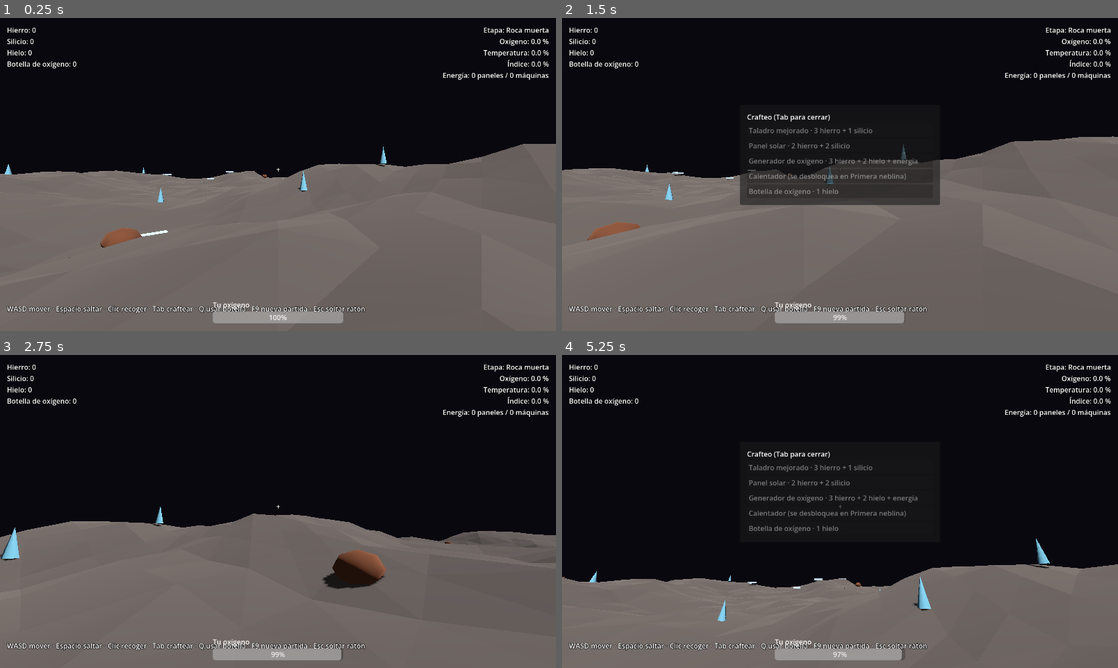
Above: before the commit, frames 1-4 (two rows, left to right).
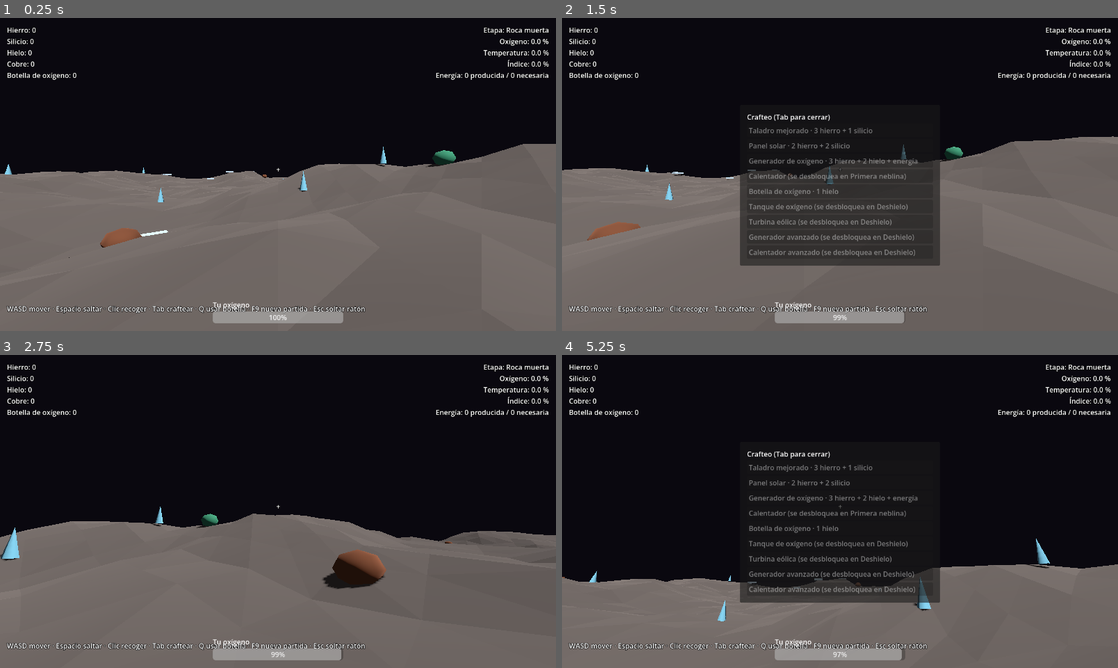
Above: after the commit, the same moments.

Repository: johnlobo/planetform
Game: Godot game, scene res://scenes/main.tscn
Two runs of this game, one before a commit and one after it. Both use one fixed random seed, a clock stepped at 60 frames per second and the inputs below.
Inputs (mouse positions are in pixels of both pictures, inside the frame that each line leads up to):
- Up to frame 1 (0.25 s): no input
- Up to frame 2 (1.5 s): move the mouse to (867, 174) at 0.52 s; hold W (move_forward) 0.53-1.28 s; hold Tab (craft) 0.53-1.28 s; click (867, 174) at 0.67 s; tap Space (jump) at 0.77 s; tap Q (use_bottle) at 0.8, 1.35 s; tap Enter at 1.25 s; move the mouse to (728, 190) at 1.27 s; hold S (move_back) from 1.28 s (still down)
- Up to frame 3 (2.75 s): tap Space (jump) at 1.52 s; tap C at 1.55, 2.1 s; move the mouse to (289, 505) at 2.02 s; release S (move_back) at 2.03 s; hold W (move_forward) from 2.03 s (still down); hold Tab (craft) from 2.03 s (still down)
- Up to frame 4 (5.25 s): move the mouse to (834, 517) at 2.77 s; release Tab (craft) at 2.78 s; tap Tab (craft) at 2.85, 4.55 s; click (834, 517) at 2.92 s; tap Space (jump) at 3.02, 3.5, 3.77, 4.52 s; tap Q (use_bottle) at 3.05 s; move the mouse to (1006, 558) at 3.52 s; release W (move_forward) at 3.53 s; hold A (move_left) 3.53-4.28 s; hold Q (use_bottle) 3.53-4.28 s; tap C at 3.8, 4.35 s; move the mouse to (795, 508) at 4.27 s; hold W (move_forward) from 4.28 s (still down); move the mouse to (845, 511) at 5.02 s; hold Tab (craft) from 5.03 s (still down); click (845, 511) at 5.17 s

The runs differ from the first frame. In frame 1, 0.6% of the frame differs, in the area x 1-99%, y 13-48%; in frame 2, 7.0%, in the area x 1-99%, y 13-80%; in frame 3, 0.5%; in frame 4, 3.5%.

Commit message:
Cobre y recetas de la etapa de Deshielo
Nuevo recurso (cobre) y cuatro recetas que se desbloquean al 60 %:
turbina eólica, generador y calentador avanzados y tanque de oxígeno.
Las construcciones se describen en una tabla MACHINES (energía que dan
o gastan y efecto sobre cada métrica) en lugar de contadores sueltos.

Co-Authored-By: Claude Opus 5.5 (1M context) <noreply@anthropic.com>
Claude-Session: https://claude.ai/code/session_01CcGUtJbb7KWHGQ7V5qhPzi

Diff:
--- a/scripts/game_state.gd
+++ b/scripts/game_state.gd
@@ -13,6 +13,7 @@
 	"hierro": "Hierro",
 	"silicio": "Silicio",
 	"hielo": "Hielo",
+	"cobre": "Cobre",
 	"botella": "Botella de oxígeno",
 }
 
@@ -23,6 +24,22 @@
 	"generador": {"name": "Generador de oxígeno", "cost": {"hierro": 3, "hielo": 2}, "kind": "building", "stage": 0},
 	"calentador": {"name": "Calentador", "cost": {"hierro": 4, "silicio": 1}, "kind": "building", "stage": 1},
 	"botella": {"name": "Botella de oxígeno", "cost": {"hielo": 1}, "kind": "consumable", "stage": 0},
+	# Deshielo
+	"tanque": {"name": "Tanque de oxígeno", "cost": {"hierro": 2, "cobre": 2}, "kind": "tool", "stage": 2},
+	"turbina": {"name": "Turbina eólica", "cost": {"hierro": 3, "cobre": 2}, "kind": "building", "stage": 2},
+	"generador_avanzado": {"name": "Generador avanzado", "cost": {"hierro": 4, "cobre": 3, "hielo": 3}, "kind": "building", "stage": 2},
+	"calentador_avanzado": {"name": "Calentador avanzado", "cost": {"hierro": 4, "cobre": 3, "silicio": 2}, "kind": "building", "stage": 2},
+}
+
+# Efecto de cada construcción: energía que da (+) o gasta (-) y cuánto sube
+# cada métrica del planeta, en múltiplos de MACHINE_RATE.
+const MACHINES := {
+	"panel": {"energy": 1, "oxygen": 0, "temperature": 0},
+	"turbina": {"energy": 3, "oxygen": 0, "temperature": 0},
+	"generador": {"energy": -1, "oxygen": 1, "temperature": 0},
+	"calentador": {"energy": -1, "oxygen": 0, "temperature": 1},
+	"generador_avanzado": {"energy": -2, "oxygen": 3, "temperature": 0},
+	"calentador_avanzado": {"energy": -2, "oxygen": 0, "temperature": 3},
 }
 
 const STAGES := [
@@ -35,16 +52,17 @@
 # Valores provisionales: se ajustarán al probar el prototipo.
 const MACHINE_RATE := 0.05 # puntos de métrica por segundo y máquina activa
 const PLAYER_O2_MAX := 100.0
+const TANK_O2_MAX := 200.0
 const PLAYER_O2_DRAIN := 0.5 # por segundo, con el planeta sin oxígeno
 const BOTTLE_REFILL := 50.0
 const SAVE_PATH := "user://partida.json"
 const AUTOSAVE_TIME := 15.0
 
-var inventory := {"hierro": 0, "silicio": 0, "hielo": 0, "botella": 0}
+var inventory := {"hierro": 0, "silicio": 0, "hielo": 0, "cobre": 0, "botella": 0}
 var has_drill := false
-var panels := 0
-var generators := 0
-var heaters := 0
+var has_tank := false
+# Número de construcciones colocadas de cada tipo.
+var machine_counts := {}
 var oxygen := 0.0
 var temperature := 0.0
 var player_oxygen := PLAYER_O2_MAX
@@ -78,15 +96,15 @@
 	if finished:
 		return
 	var ratio := energy_ratio()
-	if generators > 0 or heaters > 0:
-		oxygen = minf(100.0, oxygen + generators * MACHINE_RATE * ratio * delta)
-		temperature = minf(100.0, temperature + heaters * MACHINE_RATE * ratio * delta)
+	if energy_demand() > 0:
+		oxygen = minf(100.0, oxygen + _total("oxygen") * MACHINE_RATE * ratio * delta)
+		temperature = minf(100.0, temperature + _total("temperature") * MACHINE_RATE * ratio * delta)
 		planet_changed.emit()
 		_update_stage()
 
 	player_oxygen -= PLAYER_O2_DRAIN * (1.0 - oxygen / 100.0) * delta
 	if player_oxygen <= 0.0:
-		player_oxygen = PLAYER_O2_MAX
+		player_oxygen = player_o2_max()
 		player_suffocated.emit()
 		message.emit("Te quedaste sin oxígeno. Vuelves a la base.")
 
@@ -95,11 +113,36 @@
 	return (oxygen + temperature) / 2.0
 
 
+func player_o2_max() -> float:
+	return TANK_O2_MAX if has_tank else PLAYER_O2_MAX
+
+
+func energy_supply() -> int:
+	var supply := 0
+	for kind in machine_counts:
+		supply += maxi(0, int(MACHINES[kind]["energy"])) * int(machine_counts[kind])
+	return supply
+
+
+func energy_demand() -> int:
+	var demand := 0
+	for kind in machine_counts:
+		demand += maxi(0, -int(MACHINES[kind]["energy"])) * int(machine_counts[kind])
+	return demand
+
+
 func energy_ratio() -> float:
-	var demand := generators + heaters
+	var demand := energy_demand()
 	if demand == 0:
 		return 0.0
-	return minf(1.0, float(panels) / demand)
+	return minf(1.0, float(energy_supply()) / demand)
+
+
+func _total(metric: String) -> int:
+	var total := 0
+	for kind in machine_counts:
+		total += int(MACHINES[kind][metric]) * int(machine_counts[kind])
+	return total
 
 
 func add_item(id: String, amount: int) -> void:
@@ -114,7 +157,7 @@
 func can_craft(id: String) -> bool:
 	if not is_unlocked(id):
 		return false
-	if id == "taladro" and has_drill:
+	if (id == "taladro" and has_drill) or (id == "tanque" and has_tank):
 		return false
 	var cost: Dictionary = RECIPES[id]["cost"]
 	for res in cost:
@@ -132,8 +175,12 @@
 		inventory[res] = int(inventory[res]) - int(cost[res])
 	match String(recipe["kind"]):
 		"tool":
-			has_drill = true
-			message.emit("Taladro mejorado: ahora recoges el doble.")
+			if id == "tanque":
+				has_tank = true
+				message.emit("Tanque de oxígeno: tu reserva sube a %d." % int(TANK_O2_MAX))
+			else:
+				has_drill = true
+				message.emit("Taladro mejorado: ahora recoges el doble.")
 		"consumable":
 			inventory[id] = int(inventory.get(id, 0)) + 1
 		"building":
@@ -147,7 +194,7 @@
 		message.emit("No tienes botellas de oxígeno.")
 		return
 	inventory["botella"] = int(inventory["botella"]) - 1
-	player_oxygen = minf(PLAYER_O2_MAX, player_oxygen + BOTTLE_REFILL)
+	player_oxygen = minf(player_o2_max(), player_oxygen + BOTTLE_REFILL)
 	inventory_changed.emit()
 
 
@@ -157,13 +204,7 @@
 
 
 func _count_machine(kind: String) -> void:
-	match kind:
-		"panel":
-			panels += 1
-		"generador":
-			generators += 1
-		"calentador":
-			heaters += 1
+	machine_counts[kind] = int(machine_counts.get(kind, 0)) + 1
 	planet_changed.emit()
 
 
@@ -201,6 +242,7 @@
 		"version": 1,
 		"inventory": inventory,
 		"has_drill": has_drill,
+		"has_tank": has_tank,
 		"oxygen": oxygen,
 		"temperature": temperature,
 		"player_oxygen": player_oxygen,
@@ -238,13 +280,14 @@
 	for id in inventory:
 		inventory[id] = int(saved_inventory.get(id, 0))
 	has_drill = bool(data.get("has_drill", false))
+	has_tank = bool(data.get("has_tank", false))
 	oxygen = float(data.get("oxygen", 0.0))
 	temperature = float(data.get("temperature", 0.0))
 	player_oxygen = float(data.get("player_oxygen", PLAYER_O2_MAX))
 	stage = int(data.get("stage", 0))
 	finished = bool(data.get("finished", false))
 	for m in data.get("machines", []):
-		if typeof(m) == TYPE_DICTIONARY and RECIPES.has(m.get("kind", "")):
+		if typeof(m) == TYPE_DICTIONARY and MACHINES.has(m.get("kind", "")):
 			machines.append(m)
 			_count_machine(String(m["kind"]))
 	var p = data.get("player")
@@ -267,9 +310,8 @@
 	for id in inventory:
 		inventory[id] = 0
 	has_drill = false
-	panels = 0
-	generators = 0
-	heaters = 0
+	has_tank = false
+	machine_counts = {}
 	oxygen = 0.0
 	temperature = 0.0
 	player_oxygen = PLAYER_O2_MAX
--- a/scripts/hud.gd
+++ b/scripts/hud.gd
@@ -43,7 +43,6 @@
 	oxygen_title.text = "Tu oxígeno"
 	oxygen_box.add_child(oxygen_title)
 	oxygen_bar = ProgressBar.new()
-	oxygen_bar.max_value = Game.PLAYER_O2_MAX
 	oxygen_bar.custom_minimum_size = Vector2(300, 20)
 	oxygen_bar.mouse_filter = Control.MOUSE_FILTER_IGNORE
 	oxygen_box.add_child(oxygen_bar)
@@ -65,11 +64,12 @@
 
 
 func _process(delta: float) -> void:
+	oxygen_bar.max_value = Game.player_o2_max()
 	oxygen_bar.value = Game.player_oxygen
 	hint_label.text = Game.hint
-	planet_label.text = "Etapa: %s\nOxígeno: %.1f %%\nTemperatura: %.1f %%\nÍndice: %.1f %%\nEnergía: %d paneles / %d máquinas" % [
+	planet_label.text = "Etapa: %s\nOxígeno: %.1f %%\nTemperatura: %.1f %%\nÍndice: %.1f %%\nEnergía: %d producida / %d necesaria" % [
 		Game.STAGES[Game.stage]["name"], Game.oxygen, Game.temperature,
-		Game.terraform_index(), Game.panels, Game.generators + Game.heaters]
+		Game.terraform_index(), Game.energy_supply(), Game.energy_demand()]
 	if message_timer > 0.0:
 		message_timer -= delta
 		if message_timer <= 0.0 and not Game.finished:
@@ -124,6 +124,8 @@
 		lines.append("%s: %d" % [Game.RESOURCE_NAMES[id], Game.inventory[id]])
 	if Game.has_drill:
 		lines.append("Taladro mejorado")
+	if Game.has_tank:
+		lines.append("Tanque de oxígeno")
 	inventory_label.text = "\n".join(lines)
 	if craft_panel and craft_panel.visible:
 		_refresh_craft_list()
@@ -139,7 +141,7 @@
 		for res in cost:
 			parts.append("%d %s" % [cost[res], String(Game.RESOURCE_NAMES[res]).to_lower()])
 		var text := "%s · %s" % [recipe["name"], " + ".join(parts)]
-		if recipe["kind"] == "building" and id != "panel":
+		if recipe["kind"] == "building" and int(Game.MACHINES[id]["energy"]) < 0:
 			text += " + energía"
 		if not Game.is_unlocked(id):
 			text = "%s (se desbloquea en %s)" % [recipe["name"], Game.STAGES[int(recipe["stage"])]["name"]]
--- a/scripts/machine.gd
+++ b/scripts/machine.gd
@@ -2,6 +2,7 @@
 ## Construcción colocada por el jugador (panel, generador o calentador).
 
 var kind := "panel"
+var _spinner: Node3D
 
 
 func setup(machine_kind: String) -> void:
@@ -37,6 +38,43 @@
 			material.emission_enabled = true
 			material.emission = Color(0.6, 0.2, 0.05)
 			shape.size = Vector3(1.2, 1.6, 1.2)
+		"turbina":
+			var mast := CylinderMesh.new()
+			mast.top_radius = 0.12
+			mast.bottom_radius = 0.25
+			mast.height = 4.0
+			mast.radial_segments = 6
+			mesh_instance.mesh = mast
+			mesh_instance.position.y = 2.0
+			material.albedo_color = Color(0.9, 0.9, 0.9)
+			shape.size = Vector3(0.8, 4.0, 0.8)
+			var blades := MeshInstance3D.new()
+			var blade_mesh := BoxMesh.new()
+			blade_mesh.size = Vector3(3.0, 0.25, 0.08)
+			blades.mesh = blade_mesh
+			blades.position = Vector3(0, 4.0, 0.3)
+			blades.material_override = material
+			add_child(blades)
+			_spinner = blades
+		"generador_avanzado":
+			var big := CylinderMesh.new()
+			big.top_radius = 0.7
+			big.bottom_radius = 1.0
+			big.height = 3.0
+			big.radial_segments = 6
+			mesh_instance.mesh = big
+			mesh_instance.position.y = 1.5
+			material.albedo_color = Color(0.3, 0.75, 0.65)
+			shape.size = Vector3(2.0, 3.0, 2.0)
+		"calentador_avanzado":
+			var furnace := BoxMesh.new()
+			furnace.size = Vector3(2.0, 2.4, 2.0)
+			mesh_instance.mesh = furnace
+			mesh_instance.position.y = 1.2
+			material.albedo_color = Color(0.85, 0.3, 0.1)
+			material.emission_enabled = true
+			material.emission = Color(0.8, 0.25, 0.05)
+			shape.size = Vector3(2.0, 2.4, 2.0)
 	mesh_instance.material_override = material
 	add_child(mesh_instance)
 	var collision := CollisionShape3D.new()
@@ -45,10 +83,16 @@
 	add_child(collision)
 
 
+func _process(delta: float) -> void:
+	if _spinner:
+		_spinner.rotate_z(delta * 2.0)
+
+
 func get_hint() -> String:
 	var recipe_name: String = Game.RECIPES[kind]["name"]
-	if kind == "panel":
-		return recipe_name
+	var energy := int(Game.MACHINES[kind]["energy"])
+	if energy > 0:
+		return "%s · da %d de energía" % [recipe_name, energy]
 	if Game.energy_ratio() <= 0.0:
 		return "%s · sin energía" % recipe_name
 	return "%s · funcionando al %d %%" % [recipe_name, roundi(Game.energy_ratio() * 100.0)]
--- a/scripts/main.gd
+++ b/scripts/main.gd
@@ -10,7 +10,7 @@
 const WORLD_SIZE := 160.0
 const GRID := 64 # cuadros por lado del terreno
 const HEIGHT := 6.0
-const RESOURCE_COUNTS := {"hierro": 40, "silicio": 25, "hielo": 25}
+const RESOURCE_COUNTS := {"hierro": 40, "silicio": 25, "hielo": 25, "cobre": 20}
 const PLANT_COUNT := 80
 
 var noise := FastNoiseLite.new()
@@ -147,6 +147,7 @@
 		"hierro": _resource_def(_low_poly_rock(), Color(0.55, 0.35, 0.25), _sphere_shape(0.8), Vector3(0, 0.4, 0)),
 		"silicio": _resource_def(_crystal(), Color(0.55, 0.85, 0.95), _box_shape(Vector3(0.6, 1.6, 0.6)), Vector3(0, 0.8, 0)),
 		"hielo": _resource_def(_ice_slab(), Color(0.85, 0.95, 1.0), _box_shape(Vector3(1.6, 0.4, 1.6)), Vector3(0, 0.2, 0)),
+		"cobre": _resource_def(_low_poly_rock(), Color(0.3, 0.65, 0.5), _sphere_shape(0.8), Vector3(0, 0.4, 0)),
 	}
 	for type in RESOURCE_COUNTS:
 		var def: Dictionary = defs[type]
Not shown, changed: README.md
